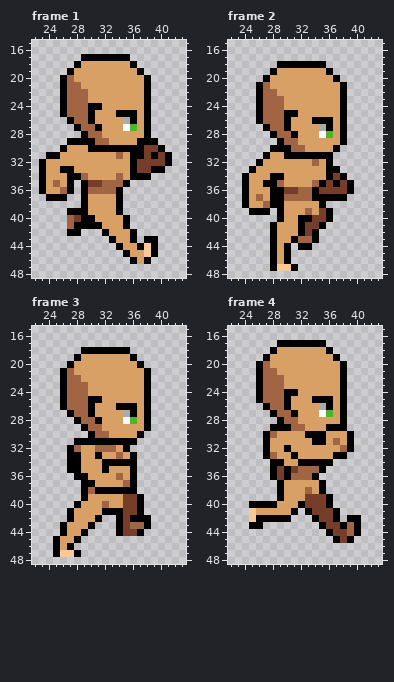
File history of a pixel-art file, Pixel Crawler - Free Pack/Entities/Characters/Body_A/Animations/Run_Base/Run_Side.aseprite. The picture above is the old version.
64x64 pixels, 6 frames. Shown: frame 1: x 22..43, y 15..48; frame 2: x 22..43, y 15..48; frame 3: x 22..43, y 15..48; frame 4: x 22..43, y 15..48. The commit also changed other frames, which this record leaves out.
The result:
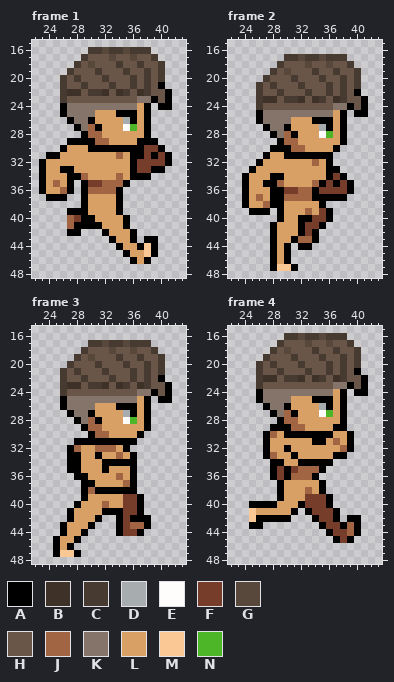
Palette (. is transparent): A #000000  B #3e3127  C #463a31  D #a7acae  E #fffcfc  F #763d2b  G #58483c  H #6a5648  J #a26543  K #847469  L #d9a066  M #fac895  N #4cb528
Commit: Clothing&Hair
Diff:
layer "hair_style_1" added
--- frame 1, layer "hair_style_1"
@@ x 22..43 @@
 15 ......................
-16 ......................
-17 .......AAAAAAA........
-18 ......ALLLLLLLA.......
-19 .....ALLLLLLLLLA......
-20 ....AJLLLLLLLLLLA.....
-21 ....AJJLLLLLLLLLA.....
-22 ....AJJJLLLLLLLLA.....
-23 ....AJJJLLLLLLLLA.....
-24 ....AJJJAALLLLLLA.....
-25 ....AJJJALLLAAALA.....
-26 .....AJJALLLLDALA.....
-27 ......AJJALLLENLA.....
+16 ........CCGCCGCCC.....
+17 .......CHHHGHHGHHC....
+18 ......CHGHHHCHHCHHC...
+19 .....CHHHCHHHCHHCHC...
+20 ....CHCHHHCHHHCHCHC...
+21 ....CHHCHHHCHHCHCHA...
+22 ....CBBHCCBHBCHBCHHA..
+23 ....CHHHHHHHHHHKKAHA..
+24 ....AKKKKKKKKKKLA.AA..
+25 ....AKKKKLLLAAALA.....
+26 .....AKKALLLLDALA.....
+27 ......AKJALLLENLA.....
 28 .......AJJLLLLLLA.....
--- frame 2, layer "hair_style_1"
@@ x 22..43 @@
 16 ......................
-17 ......................
-18 .......AAAAAAA........
-19 ......ALLLLLLLA.......
-20 .....ALLLLLLLLLA......
-21 ....AJLLLLLLLLLLA.....
-22 ....AJJLLLLLLLLLA.....
-23 ....AJJJLLLLLLLLA.....
-24 ....AJJJLLLLLLLLA.....
-25 ....AJJJAALLLLLLA.....
-26 ....AJJJALLLAAALA.....
-27 .....AJJALLLLDALA.....
-28 ......AJJALLLENLA.....
+17 ........CCGCCGCCC.....
+18 .......CHHHGHHGHHC....
+19 ......CHGHHHCHHCHHC...
+20 .....CHHHCHHHCHHCHC...
+21 ....CHCHHHCHHHCHCHC...
+22 ....CHHCHHHCHHCHCHA...
+23 ....CBBHCCBHBCHBCHHA..
+24 ....CHHHHHHHHHHKKAHA..
+25 ....AKKKKKKKKKKLA.AA..
+26 ....AKKKKLLLAAALA.....
+27 .....AKKALLLLDALA.....
+28 ......AKJALLLENLA.....
 29 .......AJJLLLLLLA.....
--- frame 3, layer "hair_style_1": the same change as frame 2
--- frame 4
@@ x 22..43 @@
 15 ......................
-16 ......................
-17 .......AAAAAAA........
-18 ......ALLLLLLLA.......
-19 .....ALLLLLLLLLA......
-20 ....AJLLLLLLLLLLA.....
-21 ....AJJLLLLLLLLLA.....
-22 ....AJJJLLLLLLLLA.....
-23 ....AJJJLLLLLLLLA.....
-24 ....AJJJAALLLLLLA.....
-25 ....AJJJALLLAAALA.....
-26 .....AJJALLLLDALA.....
-27 ......AJJALLLENLA.....
+16 ........CCGCCGCCC.....
+17 .......CHHHGHHGHHC....
+18 ......CHGHHHCHHCHHC...
+19 .....CHHHCHHHCHHCHC...
+20 ....CHCHHHCHHHCHCHC...
+21 ....CHHCHHHCHHCHCHA...
+22 ....CBBHCCBHBCHBCHHA..
+23 ....CHHHHHHHHHHKKAHA..
+24 ....AKKKKKKKKKKLA.AA..
+25 ....AKKKKLLLAAALA.....
+26 .....AKKALLLLDALA.....
+27 ......AKJALLLENLA.....
 28 .......AJJLLLLLLA.....
-29 ......AAAJJLLLAAA.....
-30 .....AJLLLLAAALLLA....
+29 ......AAAJJLLLLAA.....
+30 .....AJLAAAAAAALLA....
 31 .....ALLLLLLAALJLA....
Pixel boxes of the changes (left, top, right, bottom) in both pictures:
changed: (60, 47, 172, 131)
changed: (256, 54, 368, 138)
changed: (60, 340, 172, 424)
changed: (256, 333, 368, 438)
